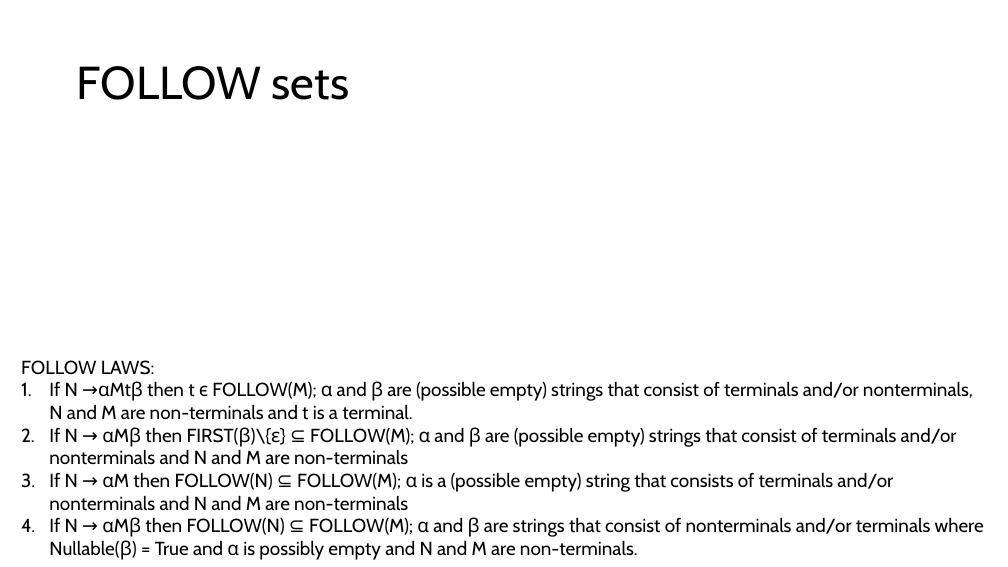
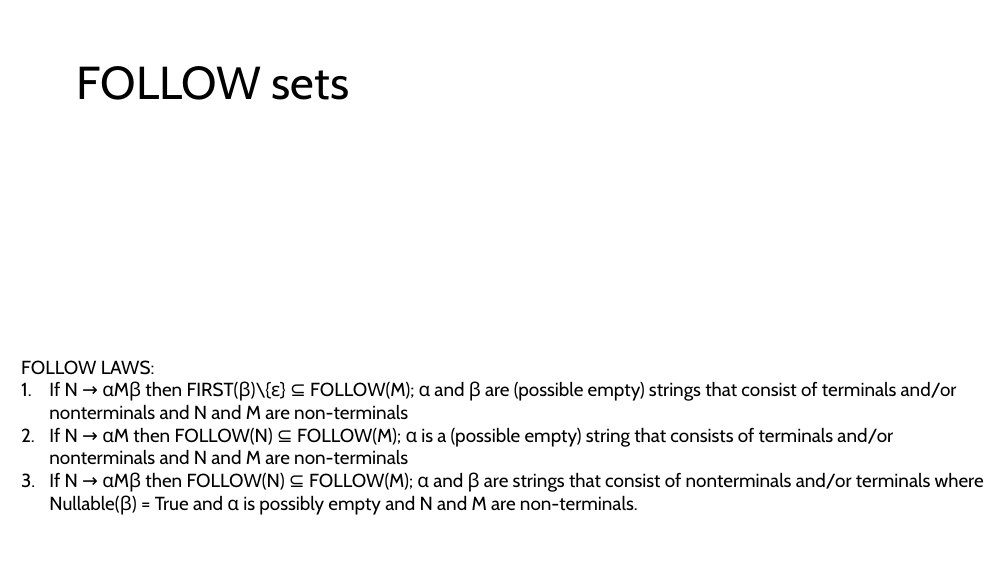
Before and after one commit to Danieldv-s/Research-Materials, a slide deck: slide 15 of Syntax-Analysis/Section2.13Expansion.pptx. Drawn at 1008x567 pixels with LibreOffice and Linux fonts; fonts in the diff are those of the drawing. Boxes give left, top, right and bottom in pixels: in the first picture for what was removed or moved away, otherwise in the second. Text is boxed around its words. In the diff, an @@ line names an element or a change of style, - is before the commit and + after.

Commit message:
Finished Follow set

```diff
--- a/Syntax-Analysis/Section2.13Expansion.pptx
+++ b/Syntax-Analysis/Section2.13Expansion.pptx
@@ text at (49, 381, 973, 420): paragraph removed @@
-1. If N →αMtβ then t ϵ FOLLOW(M); α and β are (possible empty) strings that consist of terminals and/or nonterminals, N and M are non-terminals and t is a terminal.
```
Also in this commit, not shown: 1 other slide changed, 1 slide added.
